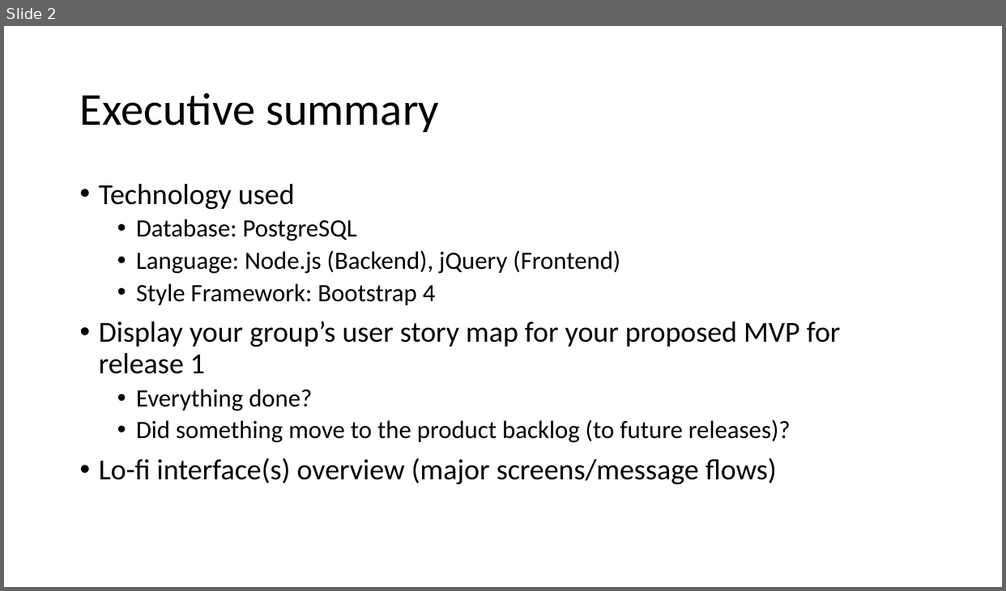
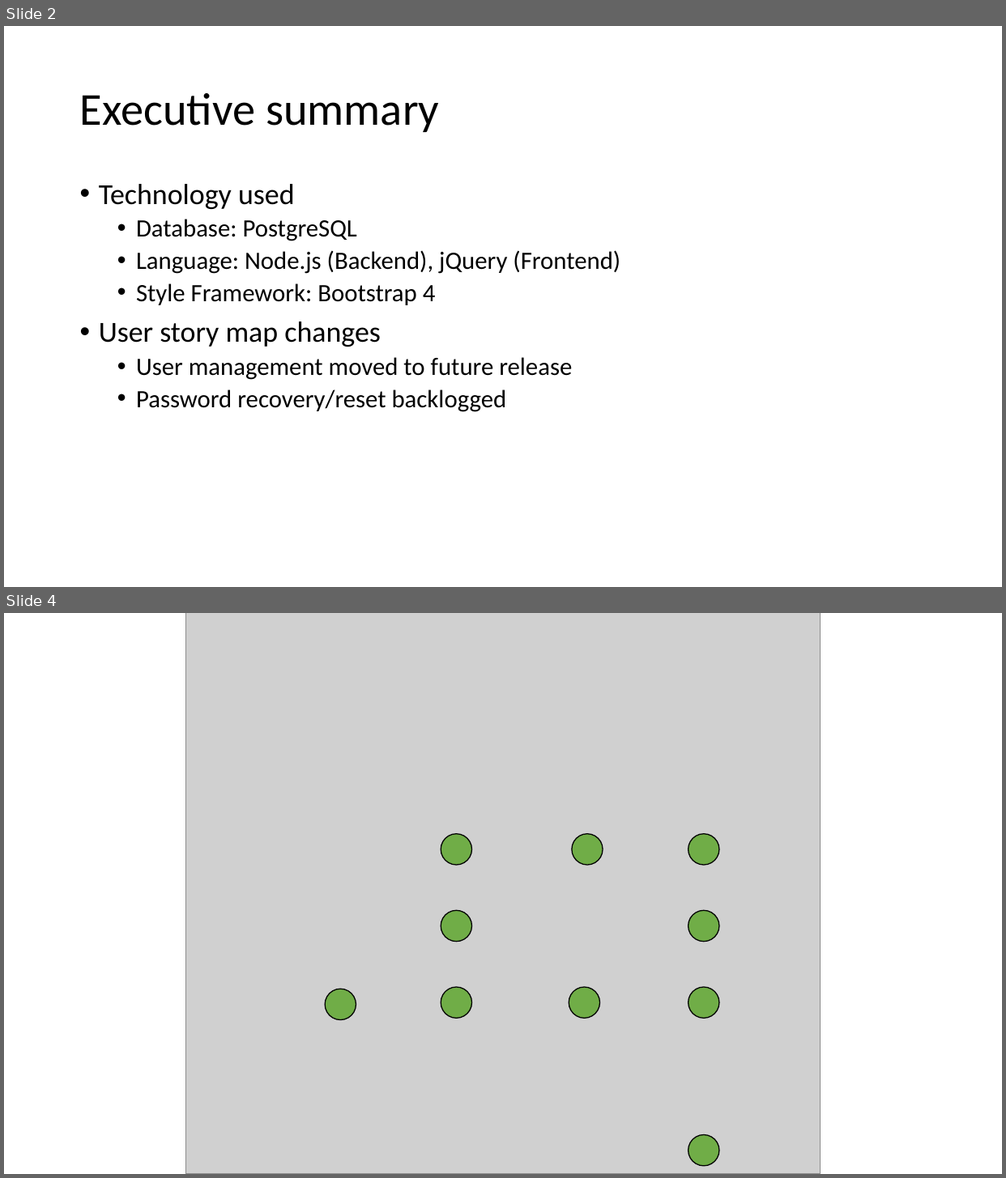
Before and after one commit to Konnie789/ENSE-470, a slide deck: Milestone 6/Milestone 6.ppt. Shown one above the other, each under a label of ours: slide 2 before the commit, slides 2 and 4 after it; the slides between them are not shown. The pictures are 1006x591 and 1006x1178 pixels, drawn with LibreOffice and Linux fonts; fonts in the diff are those of the drawing; grey boxes stand for pictures. Boxes give left, top, right and bottom in pixels: in the first picture for what was removed or moved away, otherwise in the second. Text is boxed around its words. In the diff, an @@ line names an element or a change of style, - is before the commit and + after.

```diff
--- a/Milestone 6/Milestone 6.ppt
+++ b/Milestone 6/Milestone 6.ppt
@@ slide 4 added at box(4, 613, 1002, 1174), background #FFFFFF @@
@@ picture added at box(185, 613, 820, 1174) @@
@@ ellipse added at box(441, 833, 471, 864), fill #70AD47, outline #000000 0.99 pt @@
@@ ellipse added at box(572, 833, 603, 864), fill #70AD47, outline #000000 0.99 pt @@
@@ ellipse added at box(688, 833, 718, 864), fill #70AD47, outline #000000 0.99 pt @@
@@ ellipse added at box(441, 911, 471, 941), fill #70AD47, outline #000000 0.99 pt @@
@@ ellipse added at box(688, 911, 718, 941), fill #70AD47, outline #000000 0.99 pt @@
@@ ellipse added at box(325, 989, 356, 1019), fill #70AD47, outline #000000 0.99 pt @@
@@ ellipse added at box(441, 987, 471, 1018), fill #70AD47, outline #000000 0.99 pt @@
@@ ellipse added at box(569, 987, 599, 1018), fill #70AD47, outline #000000 0.99 pt @@
@@ ellipse added at box(688, 987, 718, 1018), fill #70AD47, outline #000000 0.99 pt @@
@@ ellipse added at box(688, 1135, 718, 1165), fill #70AD47, outline #000000 0.99 pt @@
@@ slide 2 changed as well @@
@@ text at box(99, 322, 572, 412): text changed; size 28 to 24 pt @@
-• Display your group’s user story map for your proposed MVP for release 1
-  • Everything done?
-  • Did something move to the product backlog (to future releases)?
-• Lo-fi interface(s) overview (major screens/message flows)
+• User story map changes
+  • User management moved to future release
+  • Password recovery/reset backlogged
```
Also in this commit, not shown: 2 other slides changed, 4 other slides added, 1 slide removed.
